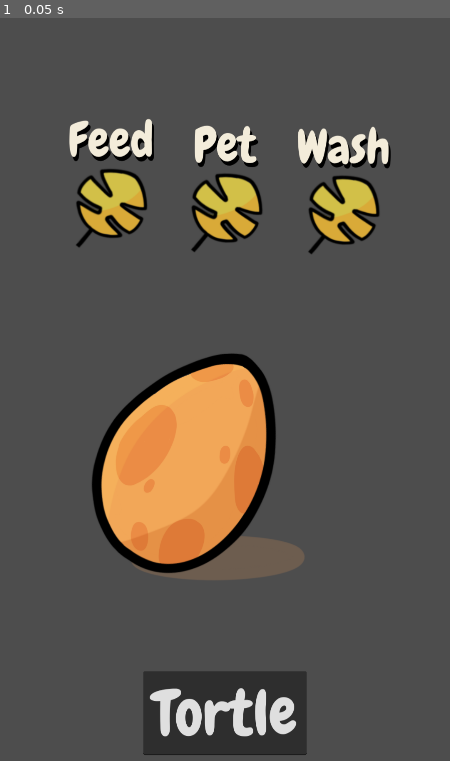
Above: before the commit, frame 1.
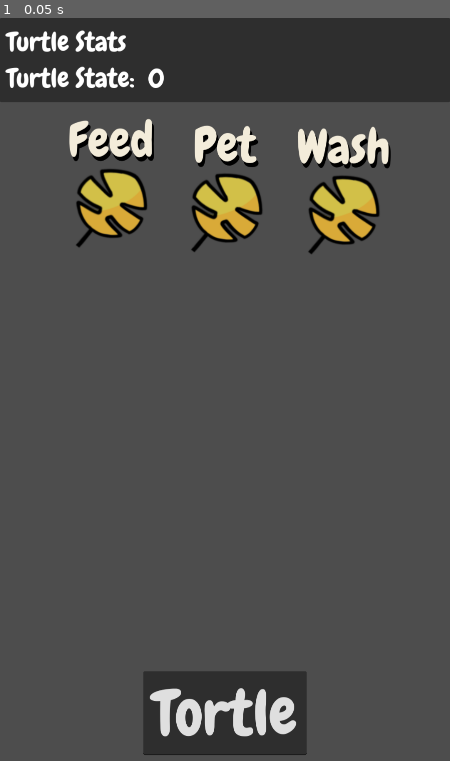
Above: after the commit, the same moment.

Repository: 100-Devs-1-Game/PocketTurtle
Game: Godot game, scene res://game/main/main.tscn
Same seed, same stepped clock (60 frames per second), same inputs: the game is played once before the commit and once after it.
Inputs:
- Up to frame 1 (0.05 s): no input

The runs differ from the first frame. In frame 1, 21% of the frame differs, in the area x 0-100%, y 0-76%.

Commit message:
Iniital lifetime structure

Diff:
--- a/src/game/enums.gd
+++ b/src/game/enums.gd
@@ -1,7 +1,11 @@
 class_name Enums
 
 enum TurtleStage {
-	EGG
+	EGG,
+	BABY,
+	ADULT,
+	ELDERLY,
+	ASCENSION
 }
 
 static func turtle_stage_to_string(turtle_stage: TurtleStage) -> String:
--- a/src/game/main/debug_canvas_layer.gd
+++ b/src/game/main/debug_canvas_layer.gd
@@ -3,3 +3,7 @@
 @export var turtle: Turtle
 @export_category("Nodes")
 @export var turtle_stage_label: Label
+
+
+func _process(delta: float) -> void:
+	turtle_stage_label.text = Enums.turtle_stage_to_string(turtle.stage)
--- a/src/game/main/main.gd
+++ b/src/game/main/main.gd
@@ -4,9 +4,13 @@
 @onready var popup_menu: PopupMenu = $StatusIndicator/PopupMenu
 @onready var debug_canvas_layer: CanvasLayer = $DebugCanvasLayer
 
+@onready var turtle: Turtle = $World/TurtleHolder/Turtle
 
 var viewport_width: float = ProjectSettings.get_setting("display/window/size/viewport_width")
 var viewport_height: float = ProjectSettings.get_setting("display/window/size/viewport_height")
+
+# The factor of how much in-game time elapses for real-life time.
+var time_scale_factor := 1.0
 
 
 func _ready() -> void:
@@ -29,6 +33,10 @@
 	pass
 
 
+func _process(delta: float) -> void:
+	turtle.add_lifetime(delta * time_scale_factor)
+
+
 func _unhandled_input(event: InputEvent) -> void:
 	if event is InputEventKey:
 		if event.physical_keycode == Key.KEY_QUOTELEFT and event.pressed:
@@ -39,7 +47,6 @@
 	print("exiting!")
 
 
-
 func make_window_transparent(window: Window) -> void:
 	ProjectSettings.set("display/window/per_pixel_transparency/allowed", true)
 	window.size = window.min_size
--- a/src/game/main/main.tscn
+++ b/src/game/main/main.tscn
@@ -8,8 +8,8 @@
 [ext_resource type="Texture2D" uid="uid://b68ho6sj1wdj0" path="res://assets/Art Assets/UI/Buttons/pet_off.png" id="6_xvake"]
 [ext_resource type="Texture2D" uid="uid://dch8toh2ycaxq" path="res://assets/Art Assets/UI/Buttons/wash_on.png" id="7_7q7ho"]
 [ext_resource type="Texture2D" uid="uid://cje4jxv0c04wi" path="res://assets/Art Assets/UI/Buttons/wash_off.png" id="8_els08"]
-[ext_resource type="Texture2D" uid="uid://dj4p0wfiymup0" path="res://assets/Art Assets/Egg Assets_/egg1.png" id="8_kk62w"]
 [ext_resource type="FontFile" uid="uid://co7bol411m67c" path="res://assets/Font/Chewy-Regular.ttf" id="8_xvake"]
+[ext_resource type="PackedScene" uid="uid://coi2rbne8mcss" path="res://game/turtle/turtle.tscn" id="9_els08"]
 [ext_resource type="Script" uid="uid://411ais8ab7bg" path="res://game/main/debug_canvas_layer.gd" id="11_7q7ho"]
 
 [sub_resource type="LabelSettings" id="LabelSettings_xvake"]
@@ -82,8 +82,8 @@
 [node name="TurtleHolder" type="Node2D" parent="World"]
 position = Vector2(512, 928)
 
-[node name="Sprite2D" type="Sprite2D" parent="World/TurtleHolder"]
-texture = ExtResource("8_kk62w")
+[node name="Turtle" parent="World/TurtleHolder" instance=ExtResource("9_els08")]
+position = Vector2(-512, -928)
 
 [node name="StatusIndicator" type="StatusIndicator" parent="."]
 icon = ExtResource("3_yil3p")
@@ -94,9 +94,10 @@
 item_0/text = "Show Turtles"
 item_0/id = 1
 
-[node name="DebugCanvasLayer" type="CanvasLayer" parent="."]
-visible = false
+[node name="DebugCanvasLayer" type="CanvasLayer" parent="." node_paths=PackedStringArray("turtle", "turtle_stage_label")]
 script = ExtResource("11_7q7ho")
+turtle = NodePath("../World/TurtleHolder/Turtle")
+turtle_stage_label = NodePath("PanelContainer/MarginContainer/VBoxContainer/GridContainer/TurtleStateLabel")
 
 [node name="PanelContainer" type="PanelContainer" parent="DebugCanvasLayer"]
 anchors_preset = 10
@@ -120,3 +121,14 @@
 
 [node name="GridContainer" type="GridContainer" parent="DebugCanvasLayer/PanelContainer/MarginContainer/VBoxContainer"]
 layout_mode = 2
+theme_override_constants/h_separation = 32
+columns = 2
+
+[node name="Label2" type="Label" parent="DebugCanvasLayer/PanelContainer/MarginContainer/VBoxContainer/GridContainer"]
+layout_mode = 2
+text = "Turtle State:"
+label_settings = SubResource("LabelSettings_xvake")
+
+[node name="TurtleStateLabel" type="Label" parent="DebugCanvasLayer/PanelContainer/MarginContainer/VBoxContainer/GridContainer"]
+layout_mode = 2
+label_settings = SubResource("LabelSettings_xvake")
--- a/src/game/turtle/turtle.gd
+++ b/src/game/turtle/turtle.gd
@@ -1,12 +1,32 @@
 class_name Turtle
 extends Area2D
 
-# The amount of lifetime elapsed for the turtle in seconds.
-@export var lifetime_seconds: float
 
 # The amount of time elapsed for this current stage.
-@export var lifetime_stage: float
+@export var stage_elapsed_seconds: float
+
+# The current turtle stage
+@export var stage: Enums.TurtleStage = Enums.TurtleStage.EGG
+
+const STAGE_LIFETIME_TRANSITION_TABLE: Dictionary[Enums.TurtleStage, int] = {
+	Enums.TurtleStage.EGG: 24 * 60 * 60,
+	Enums.TurtleStage.BABY: 48 * 60 * 60,
+	Enums.TurtleStage.ADULT: 96 * 60 * 60,
+	Enums.TurtleStage.ELDERLY: 24 * 60 * 60,
+	Enums.TurtleStage.ASCENSION: 2 * 60 * 60,
+}
 
 # Adds lifetime in seconds.
 func add_lifetime(lifetime_secs: float) -> void:
-	pass
+	stage_elapsed_seconds += lifetime_secs
+
+	# Check for handling a transition to another state.
+	var next_transition_time := STAGE_LIFETIME_TRANSITION_TABLE[stage]
+	if stage_elapsed_seconds >= next_transition_time:
+		# Transition to next stage
+		_transition_to_next_life_stage()
+
+
+func _transition_to_next_life_stage() -> void:
+	stage_elapsed_seconds = 0
+	stage = (stage + 1) % Enums.TurtleStage.size()
--- a/src/game/turtle/turtle.tscn
+++ b/src/game/turtle/turtle.tscn
@@ -1,6 +1,11 @@
-[gd_scene load_steps=2 format=3 uid="uid://coi2rbne8mcss"]
+[gd_scene load_steps=3 format=3 uid="uid://coi2rbne8mcss"]
 
 [ext_resource type="Script" uid="uid://ref2q2jdaiog" path="res://game/turtle/turtle.gd" id="1_8v7lr"]
 
+[sub_resource type="RectangleShape2D" id="RectangleShape2D_8v7lr"]
+
 [node name="Turtle" type="Area2D"]
 script = ExtResource("1_8v7lr")
+
+[node name="CollisionShape2D" type="CollisionShape2D" parent="."]
+shape = SubResource("RectangleShape2D_8v7lr")
